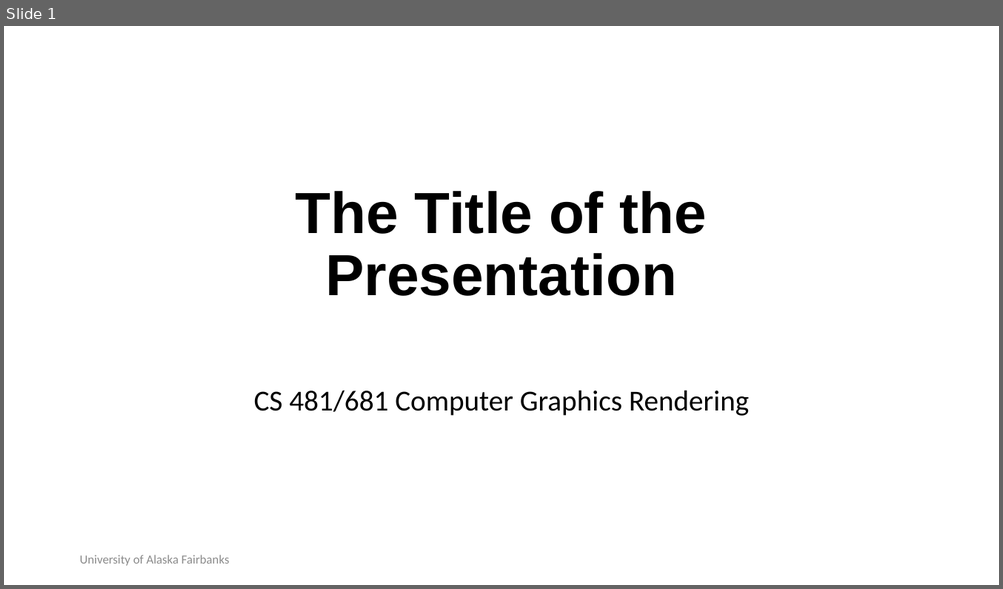
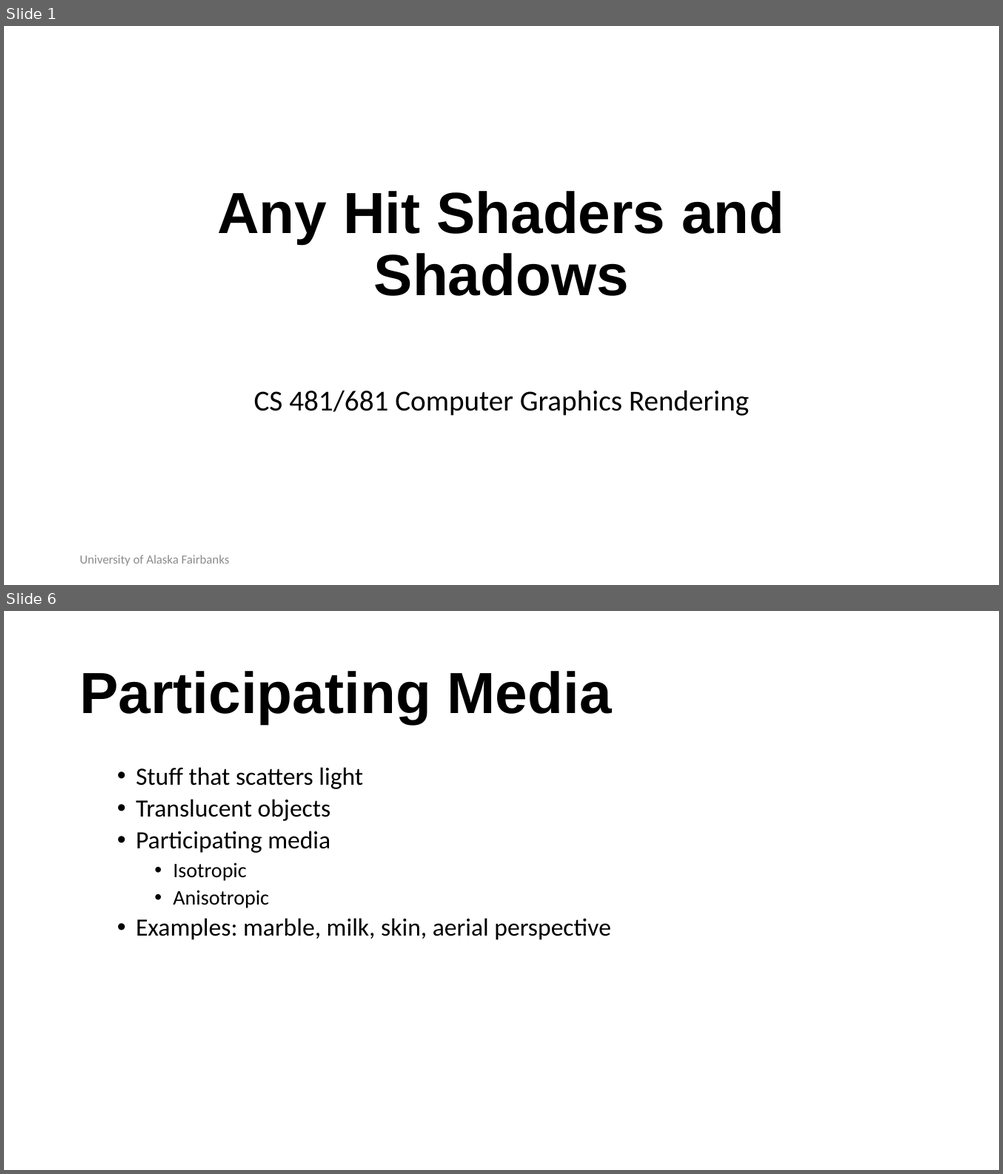
Before and after one commit to RahidZaman/cs481681-cgr, a slide deck: slides/pptx/week05.pptx. Shown one above the other, each under a label of ours: slide 1 before the commit, slides 1 and 6 after it; the slides between them are not shown. The pictures are 1003x589 and 1003x1174 pixels, drawn with LibreOffice and Linux fonts; fonts in the diff are those of the drawing; background and template pictures are left out. Boxes give left, top, right and bottom in pixels: in the first picture for what was removed or moved away, otherwise in the second. Text is boxed around its words. In the diff, an @@ line names an element or a change of style, - is before the commit and + after.

```diff
--- a/slides/pptx/week05.pptx
+++ b/slides/pptx/week05.pptx
@@ slide 6 added at [4, 611, 999, 1170], background #FFFFFF @@
@@ title added at [79, 671, 612, 725], 56 pt, text #000000, bold @@
+Participating Media
@@ text added at [136, 767, 610, 940], 24 pt, text #000000 @@
+  • Stuff that scatters light
+  • Translucent objects
+  • Participating media
+    • Isotropic
+    • Anisotropic
+  • Examples: marble, milk, skin, aerial perspective
@@ slide 1 changed as well @@
@@ title at [217, 191, 784, 296]: text changed @@
-The Title of the Presentation
+Any Hit Shaders and Shadows
```
Also in this commit, not shown: 1 other slide changed, 5 other slides added, 2 slides removed, 9 other files.
